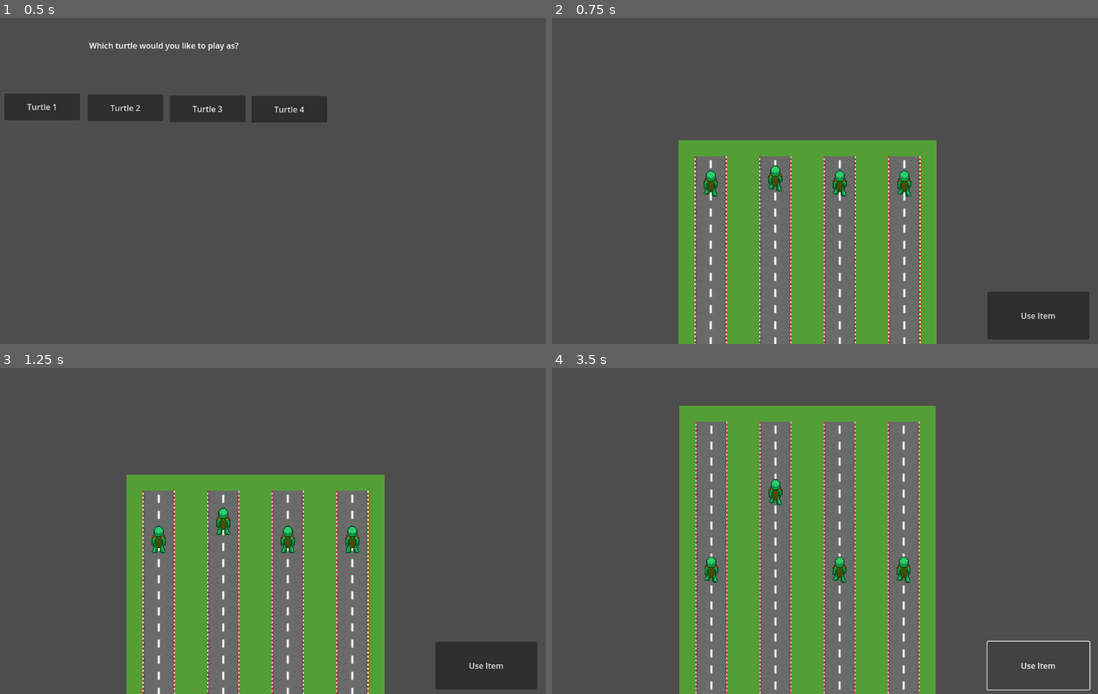
Above: before the commit, frames 1-4 (two rows, left to right).
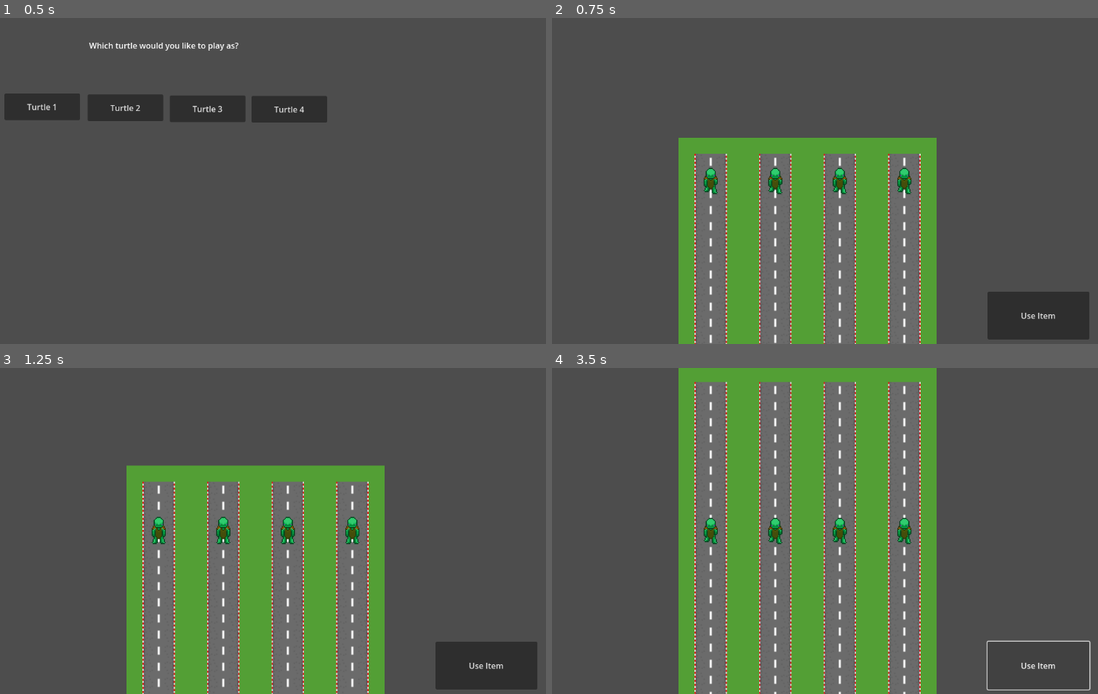
Above: after the commit, the same moments.

Repository: MichaelPherry/TurtleRace
Game: Godot game, scene res://Scenes/start_screen.tscn
Same seed, same stepped clock (60 frames per second), same inputs: the game is played once before the commit and once after it.
Inputs:
- Up to frame 1 (0.5 s): no input
- Up to frame 2 (0.75 s): click "Turtle 1" at 0.5 s
- Up to frame 3 (1.25 s): no input
- Up to frame 4 (3.5 s): click "Use Item" at 1.25 s; click "Use Item" at 2 s; click "Use Item" at 2.75 s

Frame 1 is identical in both runs. In frame 2, 2.8% of the frame differs, in the area x 23-71%, y 36-100%; in frame 3, 5.2%; in frame 4, 12%, in the area x 23-71%, y 0-100%.

Commit message:
Commit to change branches

Diff:
--- a/Scenes/FinishLine.gd
+++ b/Scenes/FinishLine.gd
@@ -23,3 +23,4 @@
 
 				#pass
 				get_tree().change_scene_to_file("res://Scenes/shop.tscn")
+				queue_free()
--- a/Scenes/ItemList.gd
+++ b/Scenes/ItemList.gd
@@ -5,10 +5,12 @@
 #4 has a weight of 0.5 meaning 1 is more likely to get picked
 # Called when the node enters the scene tree for the first time.
 func _ready():
+	print(ItemData.item_data)
 	for item in ItemData.item_data:
-		var texture = load(item["ItemImage"]) as Texture2D
-		add_item(item, texture)
-
+		#var texture = load(item["ItemImage"]) as Texture2D
+		#print(item)
+		#add_item(item, texture)
+		pass
 
 # Called every frame. 'delta' is the elapsed time since the previous frame.
 func _process(delta):
--- a/Scripts/ItemData.gd
+++ b/Scripts/ItemData.gd
@@ -5,5 +5,7 @@
 func _ready():
 	#This will open the ItemData file, read all the data, and add it into a dictonary
 	var item_data_file = FileAccess.open("res://Data/ItemData.json", FileAccess.READ)
-	item_data = item_data_file.get_as_text()
+	var json = JSON.new()
+	var item_data_json = json.parse(item_data_file.get_as_text())
 	item_data_file.close()
+	item_data = item_data_json
--- a/turts/turtle_2.gd
+++ b/turts/turtle_2.gd
@@ -4,7 +4,7 @@
 @export var icon: Texture2D
 
 const player = "human turtle"
-const SPEED = 4
+const SPEED = 10
 var multiplier = 4
 
 #If health falls to zero your speed slows drastically
